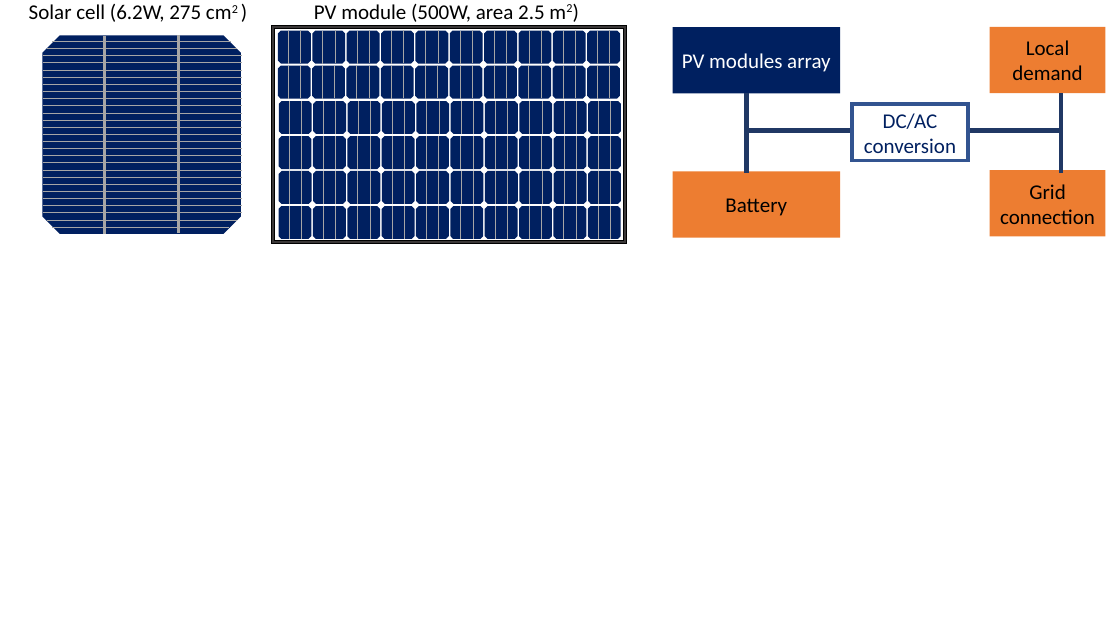
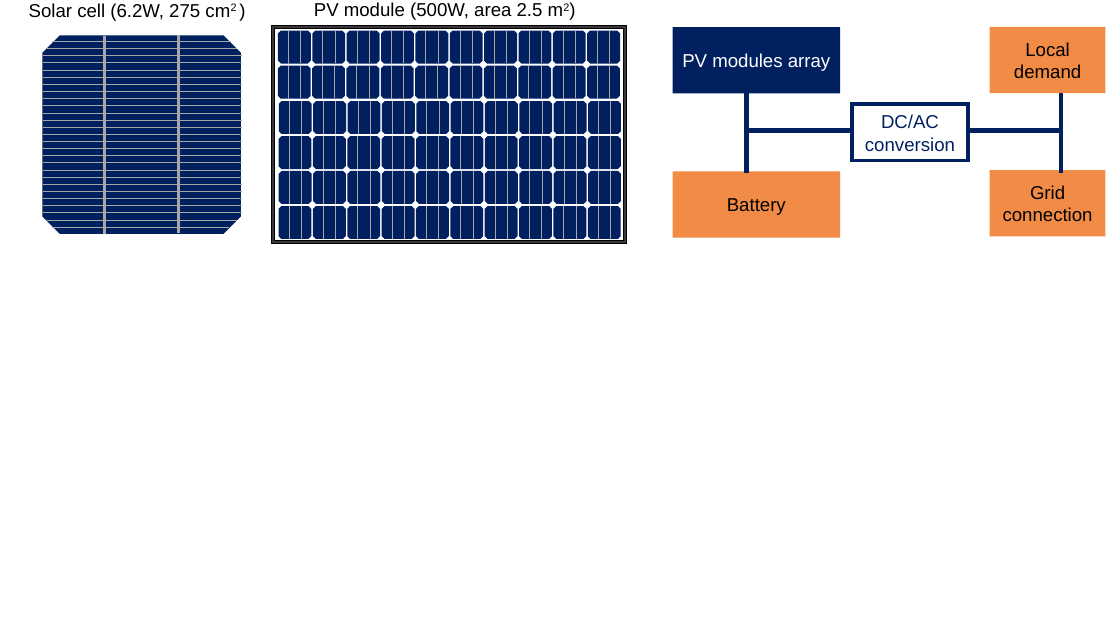
Before and after one commit to martavp/pv-textbook, a slide deck: slide 1 of Figures/Chapter_01/drawings/Fig1.3_Cell_module_system.pptx. Drawn at 1120x630 pixels with LibreOffice and Linux fonts; fonts in the diff are those of the drawing. Boxes give left, top, right and bottom in pixels: in the first picture for what was removed or moved away, otherwise in the second. Text is boxed around its words. In the diff, an @@ line names an element or a change of style, - is before the commit and + after.

```diff
--- a/Figures/Chapter_01/drawings/Fig1.3_Cell_module_system.pptx
+++ b/Figures/Chapter_01/drawings/Fig1.3_Cell_module_system.pptx
@@ size 18 to 16 pt, font Calibri to Arial in 3 elements at [673,27,840,93], [314,2,543,20], [29,3,200,21] @@
@@ size 18 to 16 pt, font Calibri to Arial; fill #ED7D31 to #F18B45 in 3 elements at [990,171,1106,237], [673,171,840,238], [990,27,1106,93] @@
@@ line (747, 93) - (747, 173): stroke #203864 4 pt to #002060 4 pt @@
@@ rectangle "DC/AC conversion" at [852,104,968,160]: size 18 to 16 pt, font Calibri to Arial; outline #325491 3 pt to #002060 3 pt @@
@@ line (1061, 93) - (1061, 173): stroke #203864 4 pt to #002060 4 pt @@
@@ line (747, 130) - (1061, 130): stroke #203864 4 pt to #002060 4 pt @@
```
Also in this commit, not shown: 30 other files.
